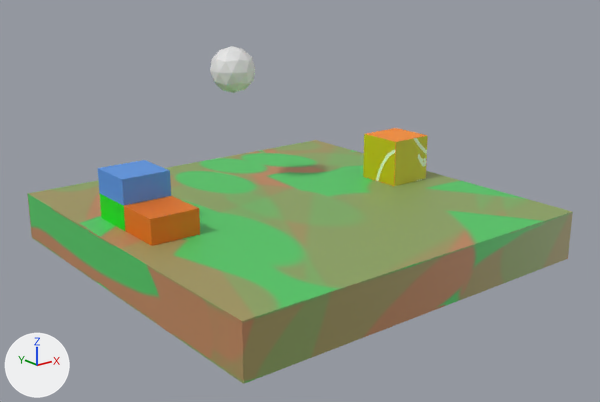
Renders of the glTF model src/assets/models/level.glb from each side of a commit.
Both versions are drawn from a 50 mm lens placed at (-20.17, -25.84, 11.29), pointed at (-0.16, -0.83, 1.29). Every picture has the same lights, and +X, +Y and +Z are marked at lower left. The first picture is the older version. Where no turn or scale is listed for an object, it has been applied to the vertices.

In view in the first picture: 'Floor-col', 'Icosphere-rigid', 'Obj-col', 'Obj.001-col', 'Obj.002-col', 'Obj.005-col'.
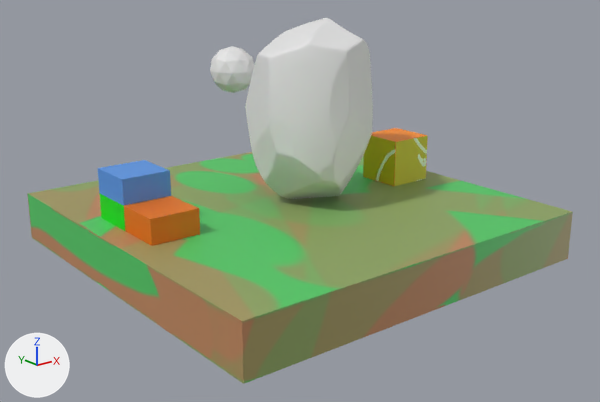
What differs and where, as boxes [x1, y1, x2, y2] in the pictures (600 x 402 px):
'Rock-rigid', added: after [245, 18, 373, 199]

Patch to the scene script:
```diff
--- a/src/assets/models/level.glb.py
+++ b/src/assets/models/level.glb.py
@@ me_cube_004 @@
+me_cube_004.from_pydata(...)  # 24578 vertices, 49152 faces; spans x -2.56..2.58, y -2.43..2.49, z -3.55..3.76
@@ ob_rock_rigid @@
+ob_rock_rigid = bpy.data.objects.new('Rock-rigid', me_cube_004)
+ob_rock_rigid.location = (1.0, -0.1, 4.6)
```
